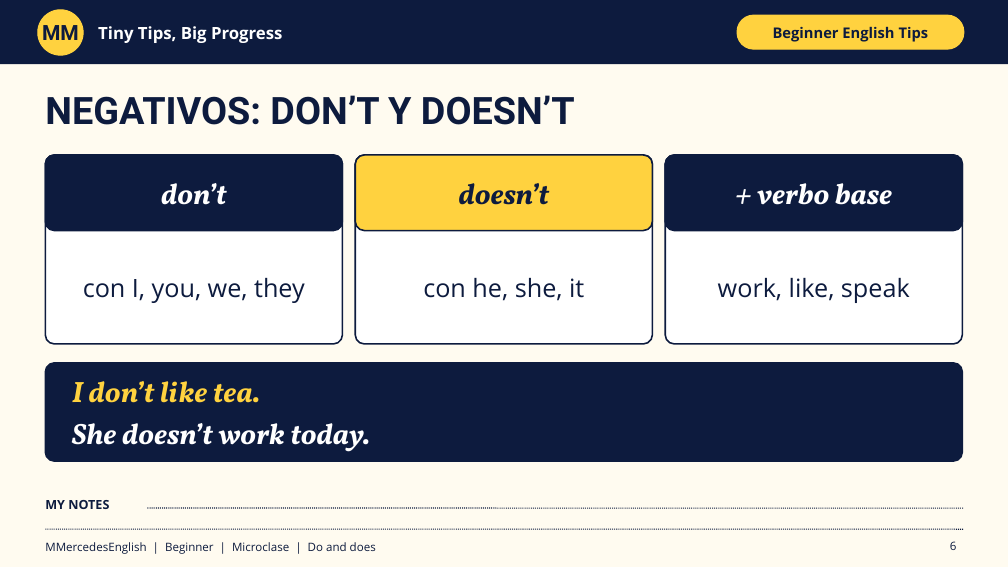
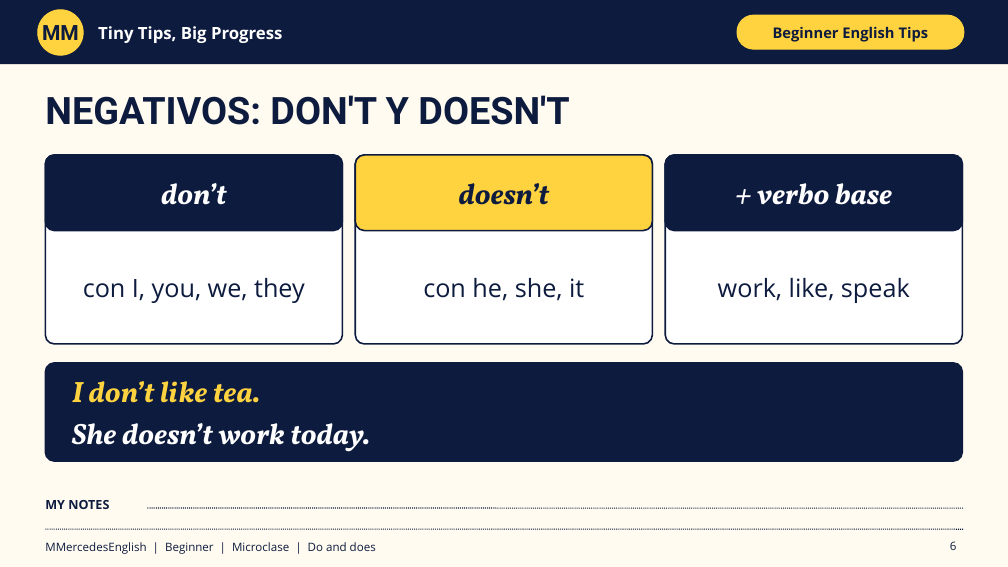
Before and after one commit to marraiz2024-lgtm/marraiz2024-lgtm.github.io, a slide deck: slide 6 of microclase-do-does.pptx. Drawn at 1008x567 pixels with LibreOffice and Linux fonts; fonts in the diff are those of the drawing. Boxes give left, top, right and bottom in pixels: in the first picture for what was removed or moved away, otherwise in the second. Text is boxed around its words. In the diff, an @@ line names an element or a change of style, - is before the commit and + after.

```diff
--- a/microclase-do-does.pptx
+++ b/microclase-do-does.pptx
@@ title at (x1=45, y1=95, x2=569, y2=125): text changed @@
-NEGATIVOS: DON’T Y DOESN’T
+NEGATIVOS: DON'T Y DOESN'T
```
Also in this commit, not shown: 1 other slide changed.
